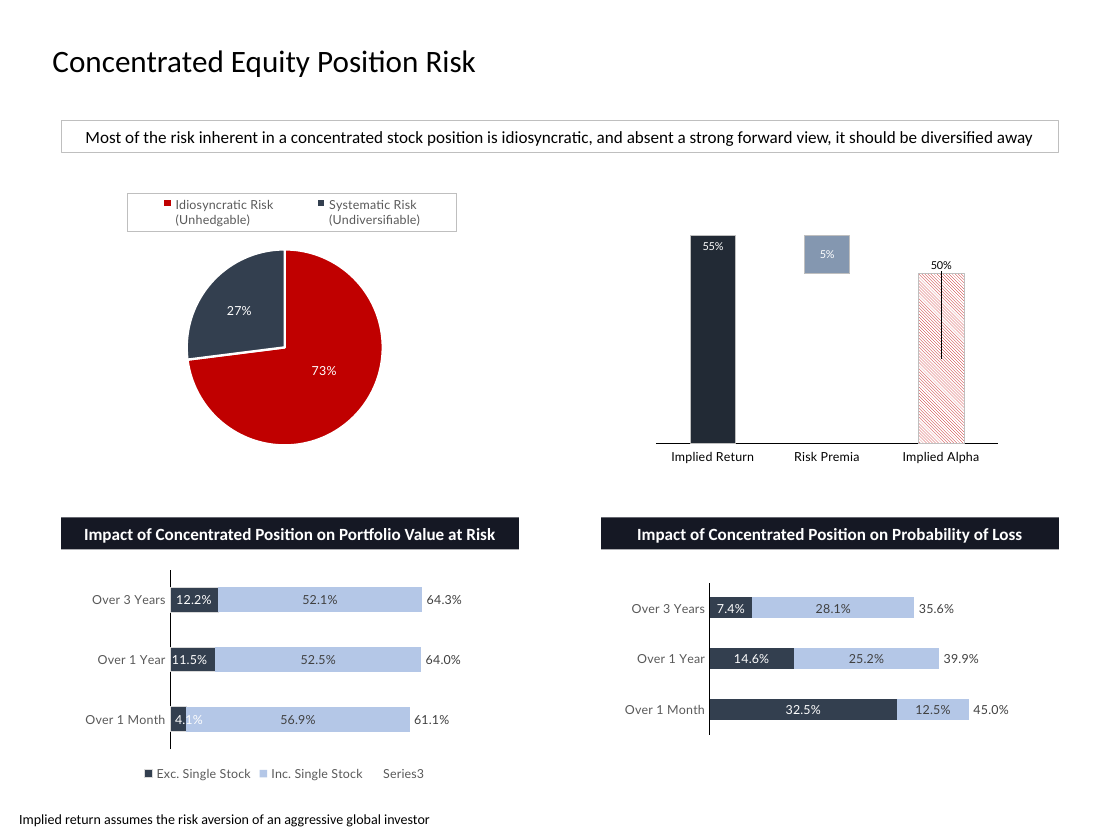
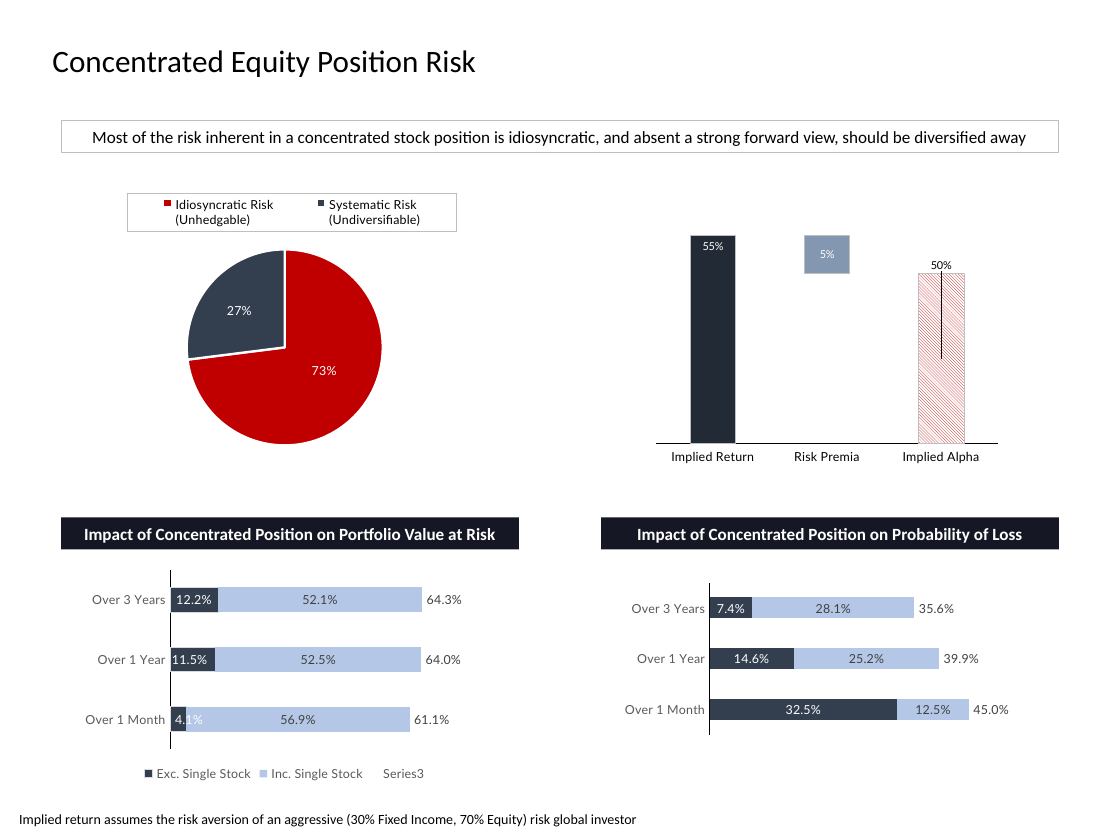
Before and after one commit to fabarker/epsilon-phi, a slide deck: slide 27 of epsilon-phi-core/src/python/epsilonPhi/ep_saa/marketing/Slides.pptx (slide 26 before the commit). Drawn at 1120x840 pixels with LibreOffice and Linux fonts; fonts in the diff are those of the drawing. Boxes give left, top, right and bottom in pixels: in the first picture for what was removed or moved away, otherwise in the second. Text is boxed around its words. In the diff, an @@ line names an element or a change of style, - is before the commit and + after.

```diff
--- a/epsilon-phi-core/src/python/epsilonPhi/ep_saa/marketing/Slides.pptx
+++ b/epsilon-phi-core/src/python/epsilonPhi/ep_saa/marketing/Slides.pptx
@@ text in rectangle at (92,131,1026,146): text changed @@
-Most of the risk inherent in a concentrated stock position is idiosyncratic, and absent a strong forward view, it should be diversified away
+Most of the risk inherent in a concentrated stock position is idiosyncratic, and absent a strong forward view, should be diversified away
@@ pie chart at (90,186,479,489) @@
@@ legend changed @@
@@ text at (19,814,637,827): text changed @@
-Implied return assumes the risk aversion of an aggressive global investor
+Implied return assumes the risk aversion of an aggressive (30% Fixed Income, 70% Equity) risk global investor
```
Also in this commit, not shown: 18 other slides changed, 1 slide added, 1 other file.
